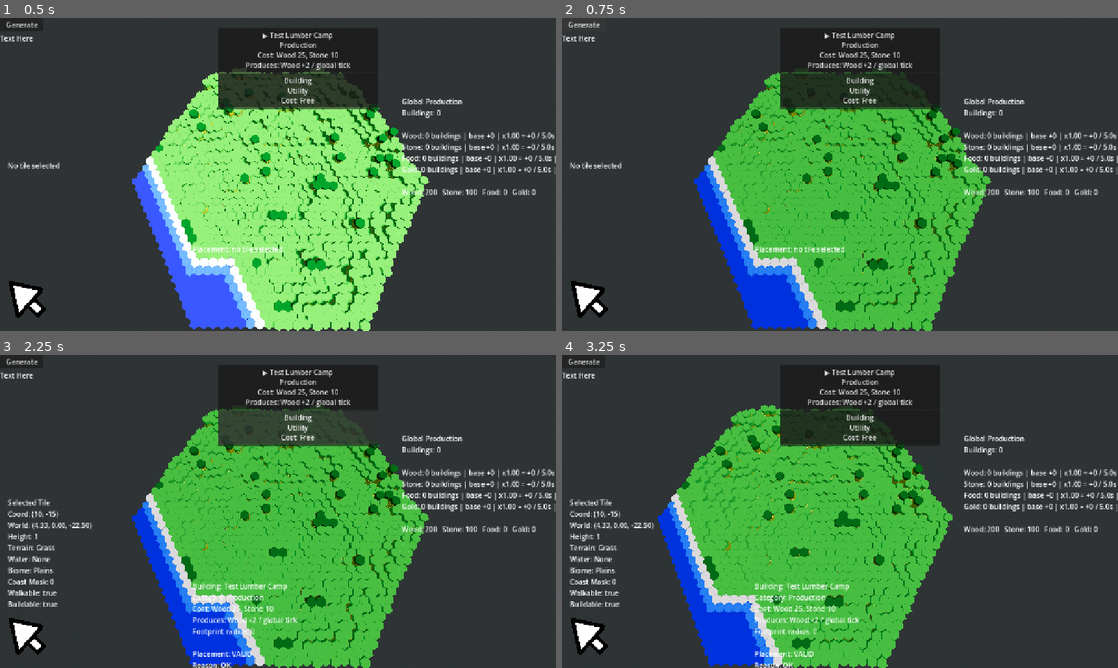
Above: before the commit, frames 1-4 (two rows, left to right).
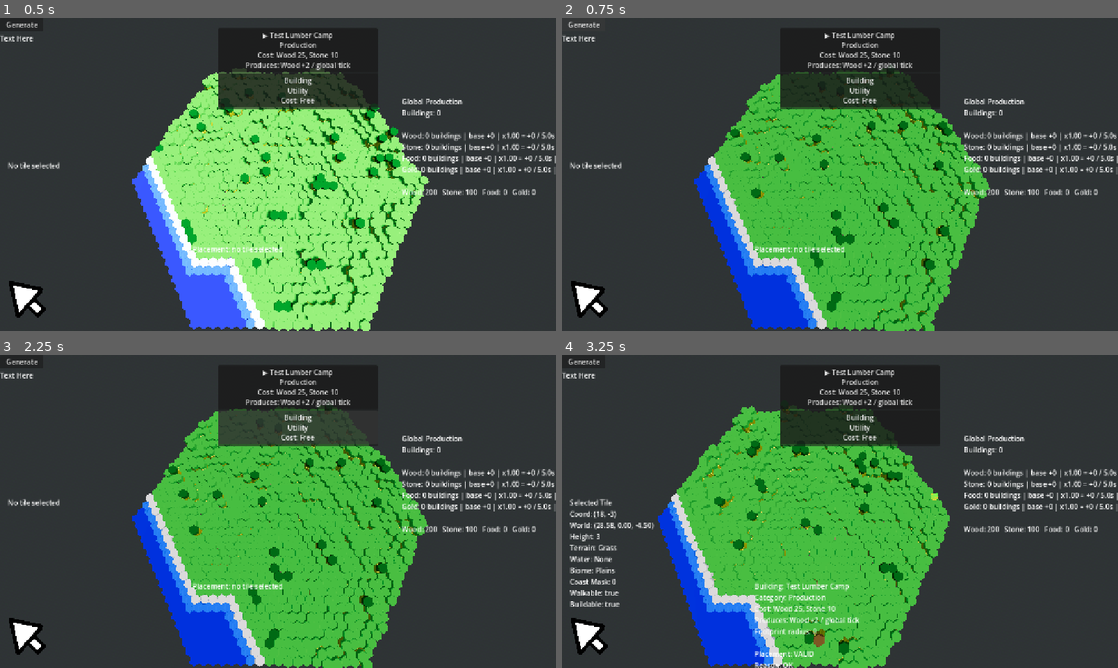
Above: after the commit, the same moments.

Repository: forzinkahd/HexaKingdomGameRepo
Game: Godot game, scene res://Scenes/GameScene.tscn
Two runs of this game, one before a commit and one after it. Both use one fixed random seed, a clock stepped at 60 frames per second and the inputs below.
Inputs (mouse positions are in pixels of both pictures, inside the frame that each line leads up to):
- Up to frame 1 (0.5 s): no input
- Up to frame 2 (0.75 s): click "Generate" at 0.5 s
- Up to frame 3 (2.25 s): click "▶ Test Lumber Camp Production…" at 1.25 s; click "Building Utility Cost: Free" at 2 s
- Up to frame 4 (3.25 s): tap Enter at 2.75 s; move the mouse to (962, 495) at 2.77 s; hold D (MoveRight) from 2.78 s (still down); tap 2 (Build) at 2.85 s; click (962, 495) at 2.92 s

Frame 1 is identical in both runs. In frame 2, 6.6% of the frame differs, in the area x 27-78%, y 16-100%; in frame 3, 8.7%, in the area x 1-78%, y 16-100%; in frame 4, 7.1%.

Commit message:
Build menu implementation start

Diff:
--- a/Scenes/GameScene.tscn
+++ b/Scenes/GameScene.tscn
@@ -233,6 +233,7 @@
 anchors_preset = 0
 offset_right = 40.0
 offset_bottom = 40.0
+mouse_filter = 1
 
 [node name="BuildMenuPanel" type="PanelContainer" parent="UI/UI" unique_id=435362265 node_paths=PackedStringArray("catalog", "placement", "button_container")]
 layout_mode = 0
--- a/scripts/Gameplay/PlacementV2/build_menu_button_v2.gd
+++ b/scripts/Gameplay/PlacementV2/build_menu_button_v2.gd
@@ -13,6 +13,8 @@
 
 func setup(source_definition: BuildingDefinition) -> void:
 	definition = source_definition
+	mouse_filter = Control.MOUSE_FILTER_STOP
+	focus_mode = Control.FOCUS_NONE
 	_update_text()
 
 
@@ -22,8 +24,18 @@
 
 
 func _ready() -> void:
-	pressed.connect(_on_pressed)
+	mouse_filter = Control.MOUSE_FILTER_STOP
+	focus_mode = Control.FOCUS_NONE
+
+	if not pressed.is_connected(_on_pressed):
+		pressed.connect(_on_pressed)
+
 	_update_text()
+
+
+func _gui_input(event: InputEvent) -> void:
+	if event is InputEventMouseButton:
+		accept_event()
 
 
 func _on_pressed() -> void:
--- a/scripts/Gameplay/PlacementV2/build_menu_v2.gd
+++ b/scripts/Gameplay/PlacementV2/build_menu_v2.gd
@@ -16,8 +16,12 @@
 
 
 func _ready() -> void:
+	mouse_filter = Control.MOUSE_FILTER_STOP
+
 	if button_container == null:
 		push_warning("BuildMenuV2: button_container is not assigned. Assign a VBoxContainer in the inspector.")
+	else:
+		button_container.mouse_filter = Control.MOUSE_FILTER_PASS
 
 	if catalog != null:
 		if not catalog.catalog_changed.is_connected(_rebuild_buttons):
@@ -31,6 +35,11 @@
 
 	if catalog != null:
 		_on_active_building_changed(catalog.get_active_building())
+
+
+func _gui_input(event: InputEvent) -> void:
+	if event is InputEventMouseButton:
+		accept_event()
 
 
 func _rebuild_buttons() -> void:
@@ -66,6 +75,7 @@
 		button.custom_minimum_size = fallback_button_min_size
 		button.size_flags_horizontal = Control.SIZE_EXPAND_FILL
 
+	button.mouse_filter = Control.MOUSE_FILTER_STOP
 	button.setup(definition)
 
 	if not button.building_pressed.is_connected(_on_button_building_pressed):
--- a/scripts/Gameplay/PlacementV2/building_placement_v2.gd
+++ b/scripts/Gameplay/PlacementV2/building_placement_v2.gd
@@ -16,6 +16,7 @@
 @export var place_button: MouseButton = MOUSE_BUTTON_RIGHT
 @export var place_y_offset: float = 0.0
 @export var print_debug: bool = false
+@export var ignore_clicks_over_ui: bool = true
 
 var world_map: WorldMapData
 var current_tile: WorldTile
@@ -57,8 +58,23 @@
 		var mb := event as InputEventMouseButton
 
 		if mb.button_index == place_button and mb.pressed:
+			if ignore_clicks_over_ui and _is_pointer_over_ui():
+				return
+
 			if try_place_current():
 				get_viewport().set_input_as_handled()
+
+
+func _is_pointer_over_ui() -> bool:
+	var hovered := get_viewport().gui_get_hovered_control()
+
+	while hovered != null:
+		if hovered.mouse_filter == Control.MOUSE_FILTER_STOP:
+			return true
+
+		hovered = hovered.get_parent_control()
+
+	return false
 
 
 func _on_tile_selected(tile: WorldTile, visual_node: Node3D) -> void:
--- a/scripts/WorldInteraction/world_tile_picker.gd
+++ b/scripts/WorldInteraction/world_tile_picker.gd
@@ -6,17 +6,35 @@
 @export var camera: Camera3D
 @export var ray_length: float = 2000.0
 @export var print_debug: bool = false
+@export var ignore_clicks_over_ui: bool = true
 
 var selected_tile: WorldTile
 var selected_node: Node3D
+
 
 func _input(event: InputEvent) -> void:
 	if event is InputEventMouseButton:
 		var mb := event as InputEventMouseButton
 
 		if mb.button_index == MOUSE_BUTTON_LEFT and mb.pressed:
-			_pick_tile(mb.position)
-			get_viewport().set_input_as_handled()
+			if ignore_clicks_over_ui and _is_pointer_over_ui():
+				return
+
+			if _pick_tile(mb.position):
+				get_viewport().set_input_as_handled()
+
+
+func _is_pointer_over_ui() -> bool:
+	var hovered := get_viewport().gui_get_hovered_control()
+
+	while hovered != null:
+		if hovered.mouse_filter == Control.MOUSE_FILTER_STOP:
+			return true
+
+		hovered = hovered.get_parent_control()
+
+	return false
+
 
 func _pick_tile(screen_position: Vector2) -> bool:
 	if camera == null:
